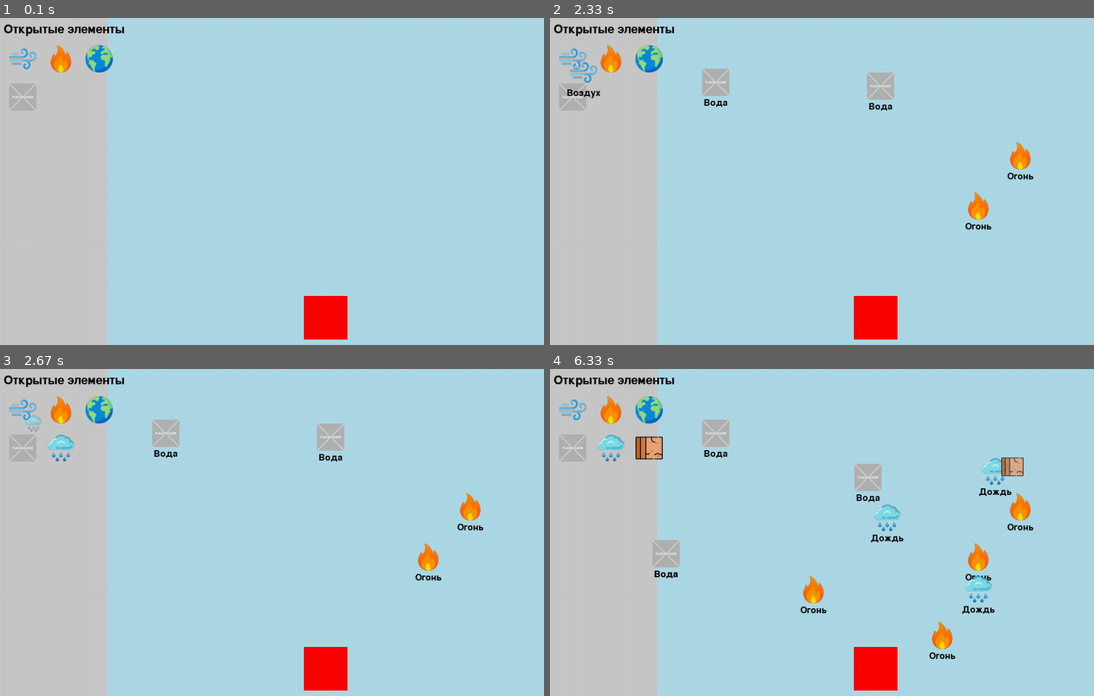
Above: before the commit, frames 1-4 (two rows, left to right).
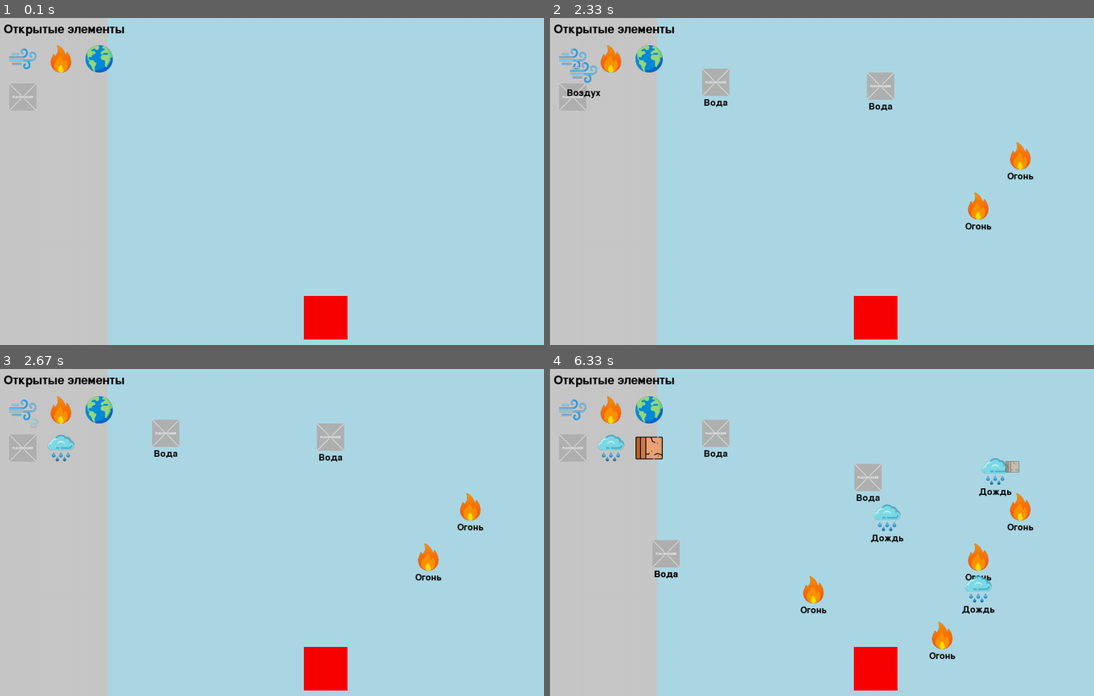
Above: after the commit, the same moments.

Repository: Misha-Mayskiy/pygame-alchemistry
Game: pygame game, started from main.py
The game is run twice, just before and just after one commit, with the same random seed, the same clock (stepped at 60 frames per second) and the same inputs.
Inputs (mouse positions are in pixels of both pictures, inside the frame that each line leads up to):
- Up to frame 1 (0.1 s): no input
- Up to frame 2 (2.33 s): click (571, 57) at 0.38 s; press the mouse at (604, 57) at 0.7 s; move the mouse to (789, 132) at 0.8 s; release the mouse at (979, 204) at 0.93 s; press the mouse at (604, 57) at 1.03 s; move the mouse to (745, 109) at 1.13 s; release the mouse at (887, 158) at 1.27 s; press the mouse at (887, 158) at 1.37 s; move the mouse to (952, 155) at 1.47 s; release the mouse at (1017, 155) at 1.6 s; press the mouse at (571, 93) at 1.7 s; move the mouse to (642, 86) at 1.8 s; release the mouse at (713, 83) at 1.93 s; press the mouse at (571, 93) at 2.03 s; move the mouse to (724, 89) at 2.13 s; release the mouse at (881, 86) at 2.27 s
- Up to frame 3 (2.67 s): press the mouse at (21, 444) at 2.37 s; move the mouse to (48, 444) at 2.47 s; release the mouse at (81, 444) at 2.6 s
- Up to frame 4 (6.33 s): press the mouse at (571, 444) at 2.7 s; move the mouse to (615, 499) at 2.8 s; release the mouse at (664, 552) at 2.93 s; press the mouse at (571, 444) at 3.03 s; move the mouse to (789, 457) at 3.13 s; release the mouse at (1012, 467) at 3.27 s; press the mouse at (881, 437) at 3.37 s; move the mouse to (876, 457) at 3.47 s; release the mouse at (865, 476) at 3.6 s; press the mouse at (604, 408) at 4.2 s; move the mouse to (707, 499) at 4.3 s; release the mouse at (811, 588) at 4.43 s; press the mouse at (604, 408) at 4.53 s; move the mouse to (773, 522) at 4.63 s; release the mouse at (941, 633) at 4.77 s; press the mouse at (604, 480) at 4.87 s; move the mouse to (789, 535) at 4.97 s; release the mouse at (979, 588) at 5.1 s; press the mouse at (604, 480) at 5.2 s; move the mouse to (800, 476) at 5.3 s; release the mouse at (996, 470) at 5.43 s; press the mouse at (604, 480) at 5.53 s; move the mouse to (745, 499) at 5.63 s; release the mouse at (887, 516) at 5.77 s; press the mouse at (637, 408) at 5.87 s; move the mouse to (822, 444) at 5.97 s; release the mouse at (1006, 476) at 6.1 s

Frames 1-2 are identical in both runs. In frame 3, less than 0.1% of the frame differs, in the area x 4-8%, y 14-20%; in frame 4, 0.2%, in the area x 82-88%, y 27-33%.

Commit message:
Stable v1.2

Diff:
--- a/main.py
+++ b/main.py
@@ -9,7 +9,7 @@
 # Screen dimensions
 WIDTH, HEIGHT = 1000, 600
 screen = pygame.display.set_mode((WIDTH, HEIGHT))
-pygame.display.set_caption("Игра Алхимия")
+pygame.display.set_caption("Alchemy Game")
 
 # Colors
 WHITE = (255, 255, 255)
@@ -175,7 +175,7 @@
 
 def animate_combination(new_element, pos, callback):
     """Animate the appearance of a new element (grows and fades in)."""
-    duration = 300
+    duration = 500
     animations.append({
         "type": "combination",
         "start_time": pygame.time.get_ticks(),
